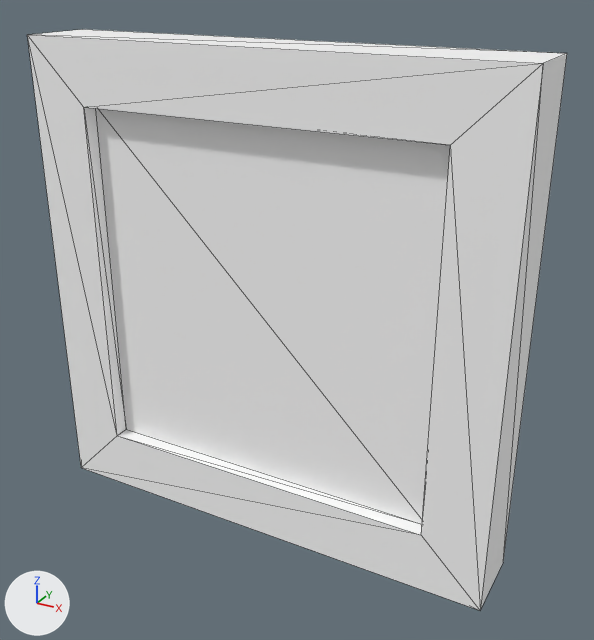
What one commit did to the glTF model models/objects/enviroments/09/09_painting_small.glb.
Rendered twice from a 50 mm camera at (0.197, -0.326, 0.29) aimed at (0.013, 0.009, 0.122). Arrows for +X, +Y and +Z are at lower left; the lights stay in place. The picture after the commit comes second. Mesh edges are drawn as thin lines. Where no turn or scale is listed for an object, it has been applied to the vertices.

Script lines for the objects in view, before the commit:
```python
mat_painting_001 = principled_material('Painting.001')
mat_painting_001.base_color = (1.0, 1.0, 1.0)  # white #ffffff
me_cube_106 = bpy.data.meshes.new('Cube.106')
me_cube_106.from_pydata(...)  # 16 vertices, 28 faces; spans x -0.126..0.126, y -0.015..0.025, z -0.126..0.126
# faces by material slot: [26, 2]
me_cube_106.materials.append(mat_palette_024)  # white #ffffff
me_cube_106.materials.append(mat_painting_001)  # white #ffffff
ob_painting_small = bpy.data.objects.new('Painting_Small', me_cube_106)
ob_painting_small.location = (0.0, 0.0, 0.1291)
```
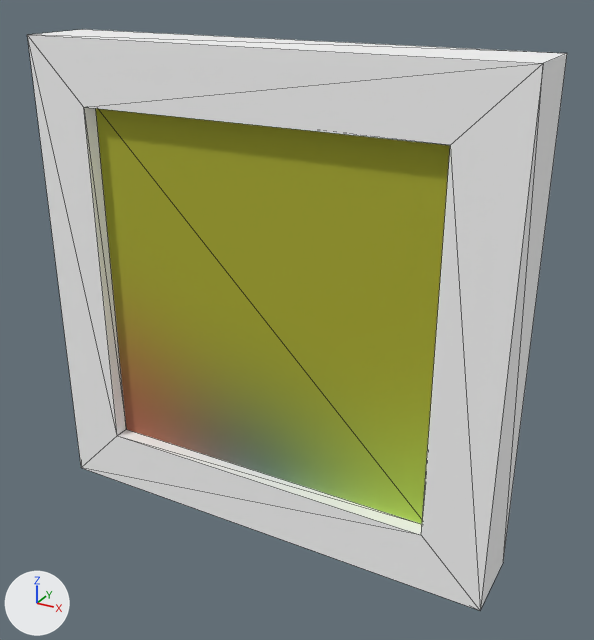
Changed parts and their boxes (x1, y1, x2, y2) in the pictures (594 x 640 px):
'Painting_Small', surface changed (white to yellow)
    both: (83, 106, 453, 536)

Edits to the bpy script that builds the scene:
```text
Add img_painting_2:
    img_painting_2 = load_image('painting_2', 'textures/painting_2.png', 512, 512, 'sRGB')
Change mat_painting_001:
    remove mat_painting_001.base_color = (1.0, 1.0, 1.0)  # white #ffffff
    add mat_painting_001.texture = img_painting_2
    mat_painting_001.roughness: 0.5 -> 0.8
```
